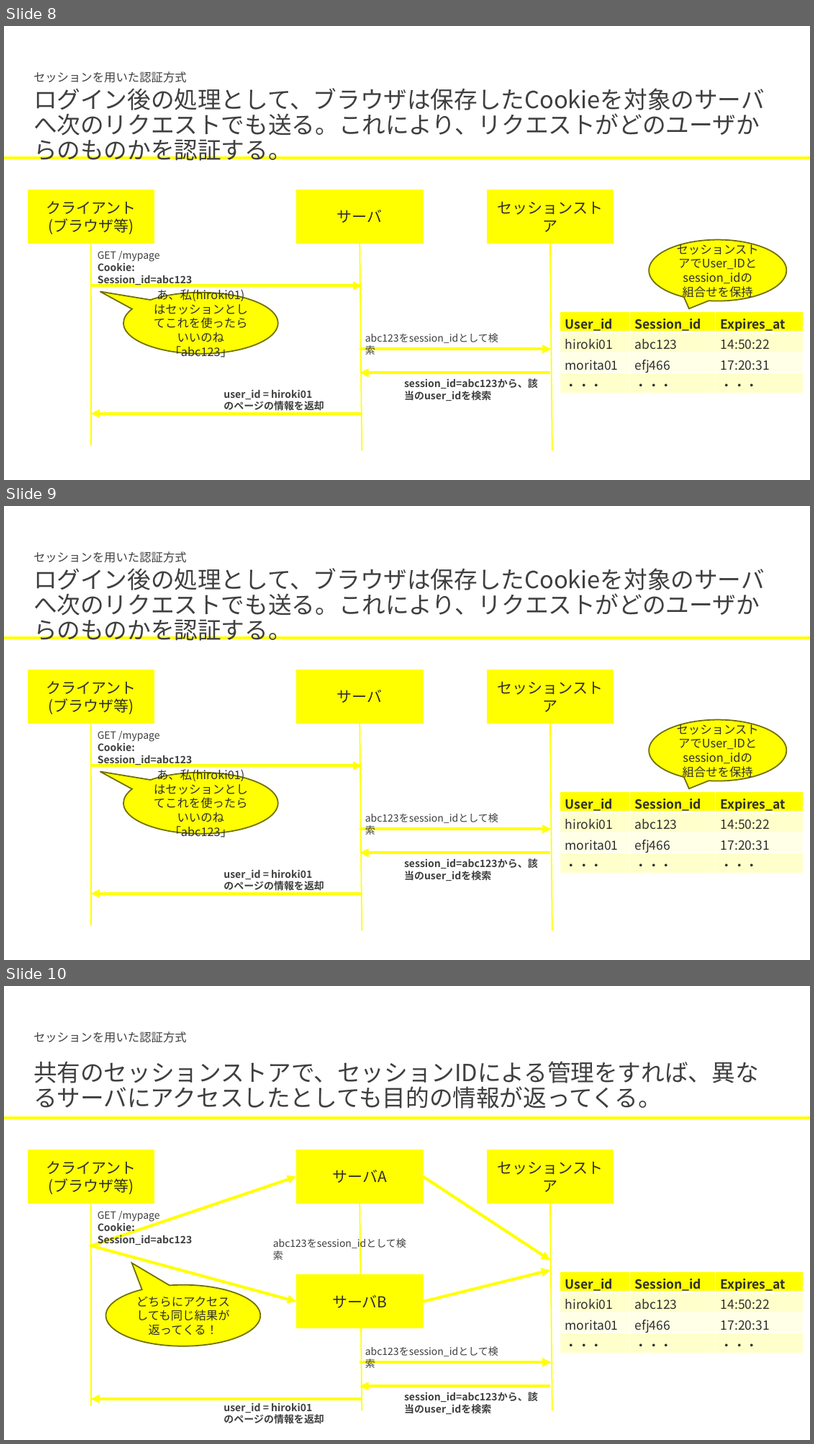
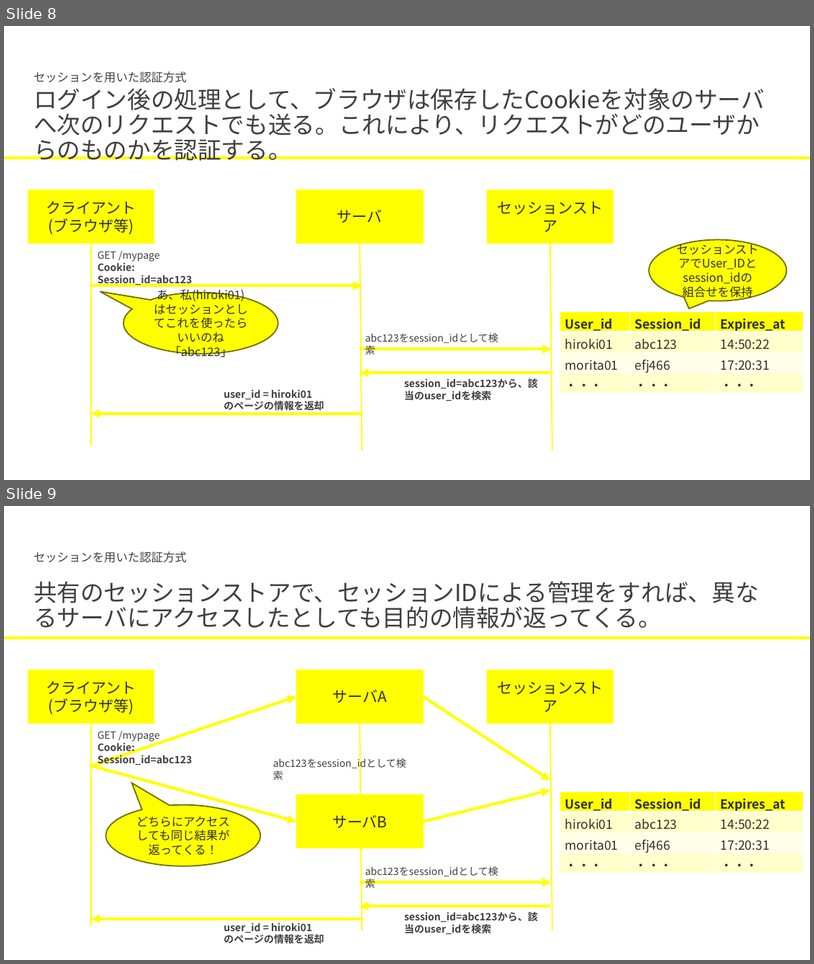
Before and after one commit to hiroki-pixel/tech_it_output_for_LT, a slide deck: Auth/RESTなHTTP通信とsessionについて.pptx. Shown one above the other, each under a label of ours: slides 8, 9 and 10 before the commit, slides 8 and 9 after it. The pictures are 814x1444 and 814x964 pixels, drawn with LibreOffice and Linux fonts; fonts in the diff are those of the drawing. Boxes give left, top, right and bottom in pixels: in the first picture for what was removed or moved away, otherwise in the second. Text is boxed around its words. In the diff, an @@ line names an element or a change of style, - is before the commit and + after.

```diff
--- a/Auth/RESTなHTTP通信とsessionについて.pptx
+++ b/Auth/RESTなHTTP通信とsessionについて.pptx
@@ slide 9 removed at <box>4,506,810,960</box>, background #FFFFFF @@
@@ text removed at <box>34,568,765,641</box> @@
-ログイン後の処理として、ブラウザは保存したCookieを対象のサーバへ次のリクエストでも送る。これにより、リクエストがどのユーザからのものかを認証する。
@@ text removed at <box>34,551,187,563</box> @@
-セッションを用いた認証方式
@@ line removed from (4, 638) to (810, 638) @@
@@ rectangle removed at <box>28,669,154,723</box> @@
-クライアント
-(ブラウザ等)
@@ rectangle removed at <box>297,669,424,723</box> @@
-サーバ
@@ rectangle removed at <box>487,669,615,723</box> @@
-セッションストア
@@ speech bubble removed at <box>650,720,787,780</box> @@
-セッションストアでUser_IDとsession_idの
-組合せを保持
@@ line removed from (91, 723) to (91, 925) @@
@@ text removed at <box>98,731,192,766</box> @@
-GET /mypage
-Cookie:
-Session_id=abc123
@@ line removed from (360, 723) to (362, 931) @@
@@ line removed from (551, 723) to (553, 931) @@
@@ arrow removed from (91, 765) to (362, 765) @@
@@ speech bubble removed at <box>124,772,278,834</box> @@
-あ、私(hiroki01)はセッションとしてこれを使ったらいいのね
-「abc123」
@@ table removed at <box>561,792,805,876</box>, 4 rows, 3 columns @@
-User_id | Session_id | Expires_at
-hiroki01 | abc123 | 14:50:22
-morita01 | efj466 | 17:20:31
-・・・ | ・・・ | ・・・
@@ arrow removed from (360, 829) to (551, 829) @@
@@ text removed at <box>365,813,499,823</box> @@
-abc123をsession_idとして検索
@@ text removed at <box>224,869,324,893</box> @@
-user_id = hiroki01
-のページの情報を返却
@@ arrow removed from (551, 852) to (360, 852) @@
@@ text removed at <box>404,858,538,880</box> @@
-session_id=abc123から、該当のuser_idを検索
@@ arrow removed from (362, 893) to (91, 893) @@
@@ what was slide 10 is now slide 9 @@
```
Also in this commit, not shown: 1 other file.
